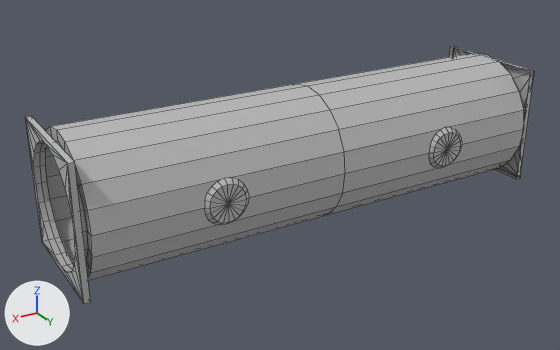
Two versions of the FBX model Assets/Art Assets/Models/HallwayWindow.fbx, one commit apart.
One viewpoint serves both versions: a camera (50 mm lens) standing at (0.256, 0.383, 0.238) and looking at (0.019, -0.012, 0.041). Arrows for +X, +Y and +Z are at lower left; the lights stay in place. Mesh edges are drawn as thin lines. Where no turn or scale is listed for an object, it has been applied to the vertices.
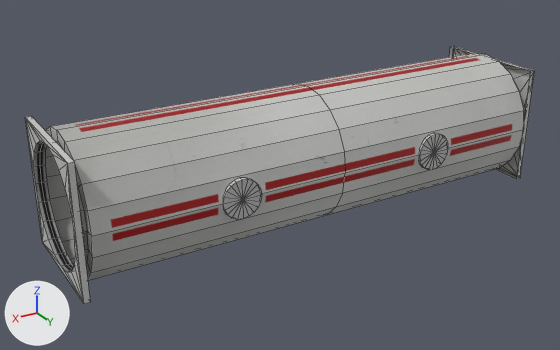
The newer file is also turned or shifted as a whole; pictures and numbers use the older file's frame.

Where the change shows, as pixel boxes [x1, y1, x2, y2] in the pictures (560 x 350 px; the box of a moved part takes in the faces that stretch with it):
part 1 of me_mesh_002, moved or reshaped: [81, 91, 524, 273] in both
part 2 of me_mesh_002, recoloured: [30, 52, 520, 303] in both

Patch to the scene script:
```diff
--- a/Assets/Art Assets/Models/HallwayWindow.fbx.py
+++ b/Assets/Art Assets/Models/HallwayWindow.fbx.py
@@ img_texture_hallwaywindow22_png @@
+img_texture_hallwaywindow22_png = load_image('texture_hallwaywindow22.png', 'Textures/texture_hallwaywindow22.png', 1024, 1024, 'sRGB')
@@ mat_material_window @@
+mat_material_window = principled_material('Material_Window')
+mat_material_window.base_color = (0.5, 0.5, 0.5)  # grey #bcbcbc
+mat_material_window.roughness = 0.553
@@ mat_material_hallwaywindow @@
+mat_material_hallwaywindow = principled_material('Material_HallwayWindow')
+mat_material_hallwaywindow.texture = img_texture_hallwaywindow22_png
+mat_material_hallwaywindow.roughness = 0.553
@@ me_mesh_002 @@
 # used by ob_polysurface5; location = (0.0, 0.0, 0.0)
-me_mesh_002.from_pydata(...)  # 290 vertices, 300 faces; spans x -0.159..0.164, y -0.053..0.035, z 0.011..0.098
-me_mesh_002.materials.append(mat_lambert1)  # grey #bcbcbc
+me_mesh_002.from_pydata(...)  # 302 vertices, 316 faces; spans x -0.159..0.164, y -0.053..0.035, z 0.011..0.098
+# me_mesh_002 part 1
+# 92 vertices are removed from x -0.094..0.094, y 0.031..0.035, z 0.04..0.069
+# 92 faces are deleted
+# 2 vertices move from x -0.094..0.094, y 0.034, z 0.055 to x -0.081..0.083, y 0.034, z 0.055
+# 104 vertices are added at x -0.081..0.083, y 0.032..0.035, z 0.043..0.067
+# 60 new faces join them, mat_material_window (grey #bcbcbc)
+# 48 new faces join them, mat_material_hallwaywindow (picture img_texture_hallwaywindow22_png)
+# me_mesh_002 part 2: 208 faces spanning x -0.159..0.164, y -0.053..0.034, z 0.011..0.098 switch from mat_lambert2 (grey #bcbcbc) to mat_material_hallwaywindow (picture img_texture_hallwaywindow22_png)
+me_mesh_002.materials.append(mat_material_window)  # grey #bcbcbc
```
